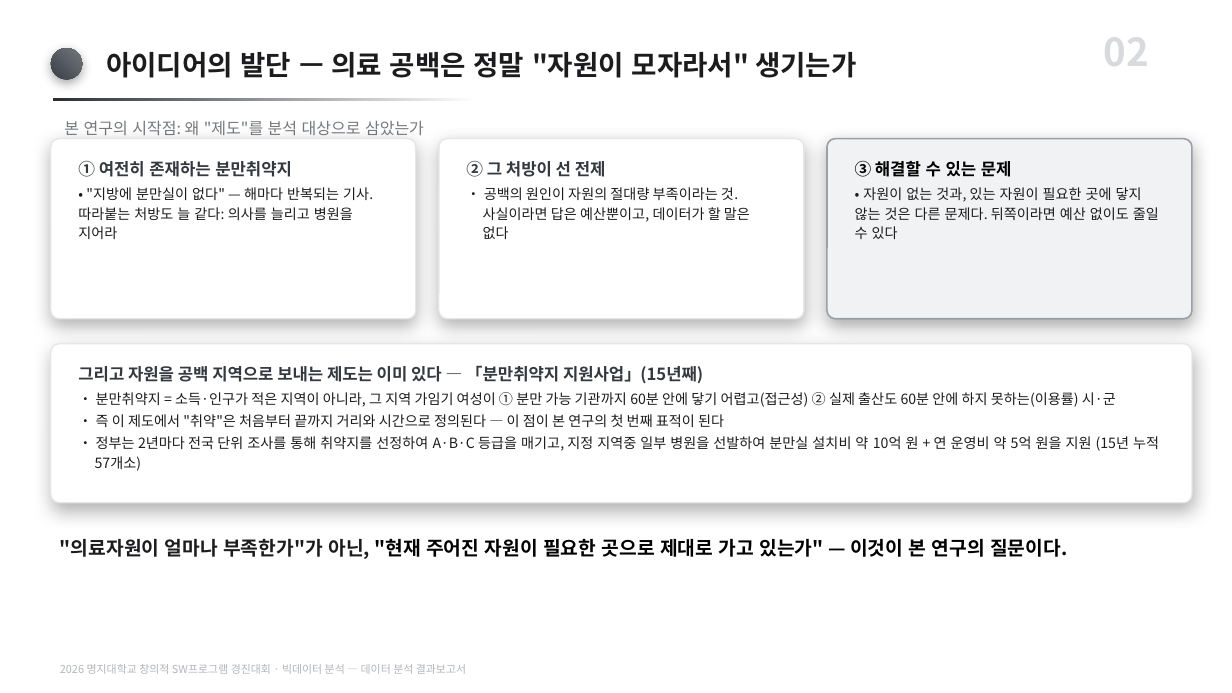
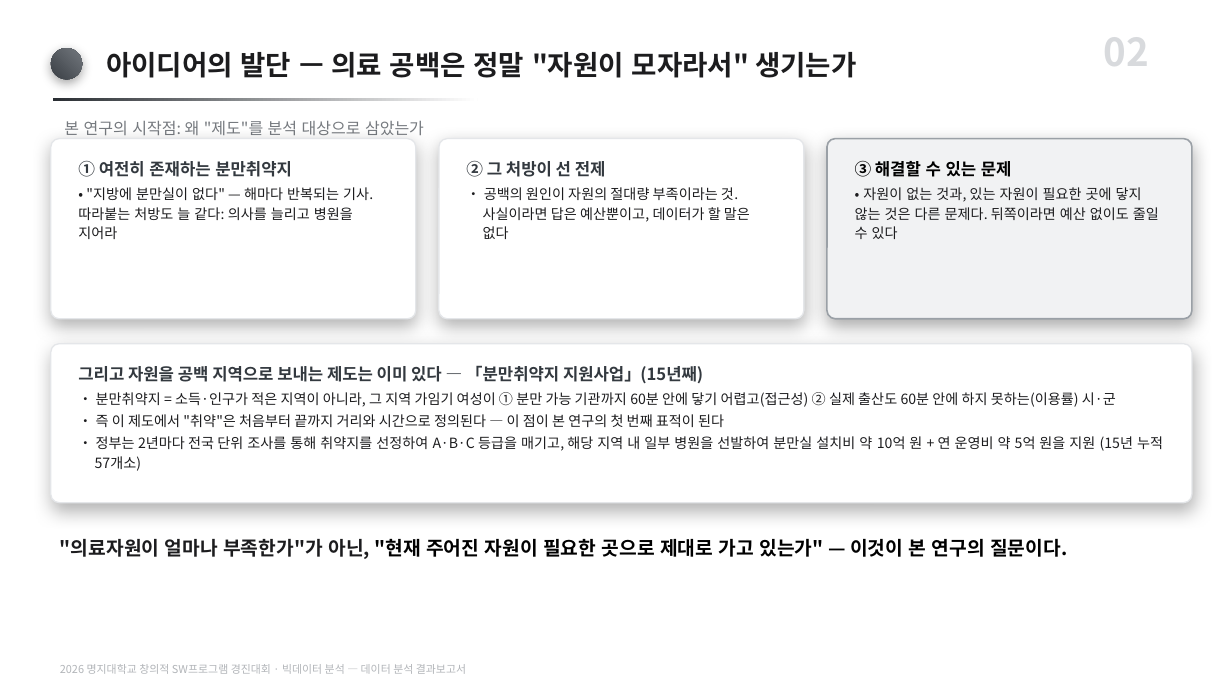
Before and after one commit to karvvan/maternity-care-policy-audit, a slide deck: slide 2 of 04_제출물/데이터분석_결과보고서.pptx. Drawn at 1232x693 pixels with LibreOffice and Linux fonts; fonts in the diff are those of the drawing. Boxes give left, top, right and bottom in pixels: in the first picture for what was removed or moved away, otherwise in the second. Text is boxed around its words. In the diff, an @@ line names an element or a change of style, - is before the commit and + after.

```diff
--- a/04_제출물/데이터분석_결과보고서.pptx
+++ b/04_제출물/데이터분석_결과보고서.pptx
@@ text at bbox=[95, 436, 1163, 471]: text changed @@
-• 정부는 2년마다 전국 단위 조사를 통해 취약지를 선정하여 A·B·C 등급을 매기고, 지정 지역중 일부 병원을 선발하여 분만실 설치비 약 10억 원 + 연 운영비 약 5억 원을 지원 (15년 누적 57개소)
+• 정부는 2년마다 전국 단위 조사를 통해 취약지를 선정하여 A·B·C 등급을 매기고, 해당 지역 내 일부 병원을 선발하여 분만실 설치비 약 10억 원 + 연 운영비 약 5억 원을 지원 (15년 누적 57개소)
```
Also in this commit, not shown: 1 other slide changed, 2 other files.
